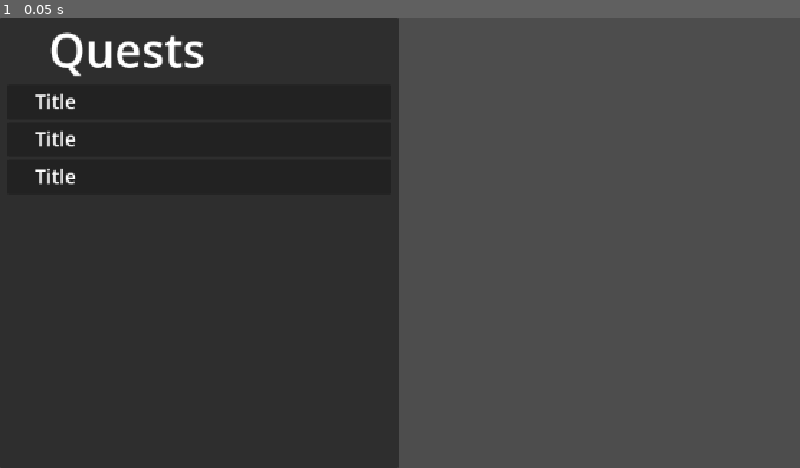
Above: before the commit, frame 1.
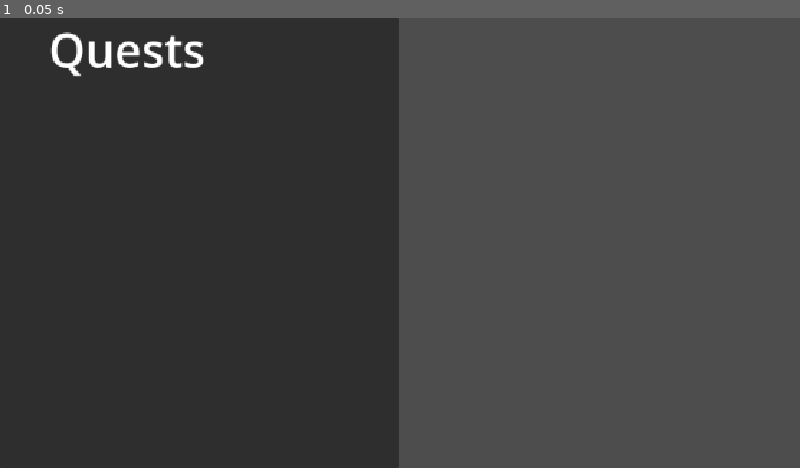
Above: after the commit, the same moment.

Repository: LenaCichewitz/GameJam
Game: Godot game, scene res://scenes/ui/management_root.tscn
The game is run twice, just before and just after one commit, with the same random seed, the same clock (stepped at 60 frames per second) and the same inputs. This scene is started directly instead of the project's main scene.
Inputs:
- Up to frame 1 (0.05 s): no input

The runs differ from the first frame. In frame 1, 0.3% of the frame differs, in the area x 4-10%, y 16-38%.

Commit message:
Remove Placeholders from Quest Interface

Diff:
--- a/scenes/ui/management_root.tscn
+++ b/scenes/ui/management_root.tscn
@@ -1,6 +1,4 @@
 [gd_scene format=3 uid="uid://dph6vkl23ntmu"]
-
-[ext_resource type="PackedScene" uid="uid://bygpcw47keabm" path="res://scenes/ui/components/quest_list_item.tscn" id="1_yn4a1"]
 
 [sub_resource type="LabelSettings" id="LabelSettings_77ro6"]
 font_size = 67
@@ -38,35 +36,20 @@
 label_settings = SubResource("LabelSettings_77ro6")
 vertical_alignment = 1
 
-[node name="MarginContainer2" type="MarginContainer" parent="HBoxContainer/QuestInterfaceRoot/QuestSelection" unique_id=566641994]
+[node name="QuestBodyMargins" type="MarginContainer" parent="HBoxContainer/QuestInterfaceRoot/QuestSelection" unique_id=566641994]
 layout_mode = 2
 size_flags_vertical = 3
 theme_override_constants/margin_left = 10
 theme_override_constants/margin_right = 10
 theme_override_constants/margin_bottom = 20
 
-[node name="QuestListScroll" type="ScrollContainer" parent="HBoxContainer/QuestInterfaceRoot/QuestSelection/MarginContainer2" unique_id=230298608]
+[node name="QuestListScroll" type="ScrollContainer" parent="HBoxContainer/QuestInterfaceRoot/QuestSelection/QuestBodyMargins" unique_id=230298608]
 layout_mode = 2
 size_flags_vertical = 3
 
-[node name="QuestListContent" type="VBoxContainer" parent="HBoxContainer/QuestInterfaceRoot/QuestSelection/MarginContainer2/QuestListScroll" unique_id=145894614]
+[node name="QuestListContent" type="VBoxContainer" parent="HBoxContainer/QuestInterfaceRoot/QuestSelection/QuestBodyMargins/QuestListScroll" unique_id=145894614]
 layout_mode = 2
 size_flags_horizontal = 3
-
-[node name="QuestListItem" parent="HBoxContainer/QuestInterfaceRoot/QuestSelection/MarginContainer2/QuestListScroll/QuestListContent" unique_id=7110428 instance=ExtResource("1_yn4a1")]
-layout_mode = 2
-
-[node name="QuestListItem2" parent="HBoxContainer/QuestInterfaceRoot/QuestSelection/MarginContainer2/QuestListScroll/QuestListContent" unique_id=1603443418 instance=ExtResource("1_yn4a1")]
-layout_mode = 2
-
-[node name="Body" parent="HBoxContainer/QuestInterfaceRoot/QuestSelection/MarginContainer2/QuestListScroll/QuestListContent/QuestListItem2" index="1" unique_id=1765888300]
-visible = false
-
-[node name="QuestListItem3" parent="HBoxContainer/QuestInterfaceRoot/QuestSelection/MarginContainer2/QuestListScroll/QuestListContent" unique_id=1671983695 instance=ExtResource("1_yn4a1")]
-layout_mode = 2
-
-[node name="Body" parent="HBoxContainer/QuestInterfaceRoot/QuestSelection/MarginContainer2/QuestListScroll/QuestListContent/QuestListItem3" index="1" unique_id=1765888300]
-visible = false
 
 [node name="MermaidSelection" type="Control" parent="HBoxContainer/QuestInterfaceRoot" unique_id=1977102656]
 layout_mode = 2
@@ -74,6 +57,3 @@
 [node name="MermaidDetailsRoot" type="Control" parent="HBoxContainer" unique_id=448609858]
 layout_mode = 2
 size_flags_horizontal = 3
-
-[editable path="HBoxContainer/QuestInterfaceRoot/QuestSelection/MarginContainer2/QuestListScroll/QuestListContent/QuestListItem2"]
-[editable path="HBoxContainer/QuestInterfaceRoot/QuestSelection/MarginContainer2/QuestListScroll/QuestListContent/QuestListItem3"]
